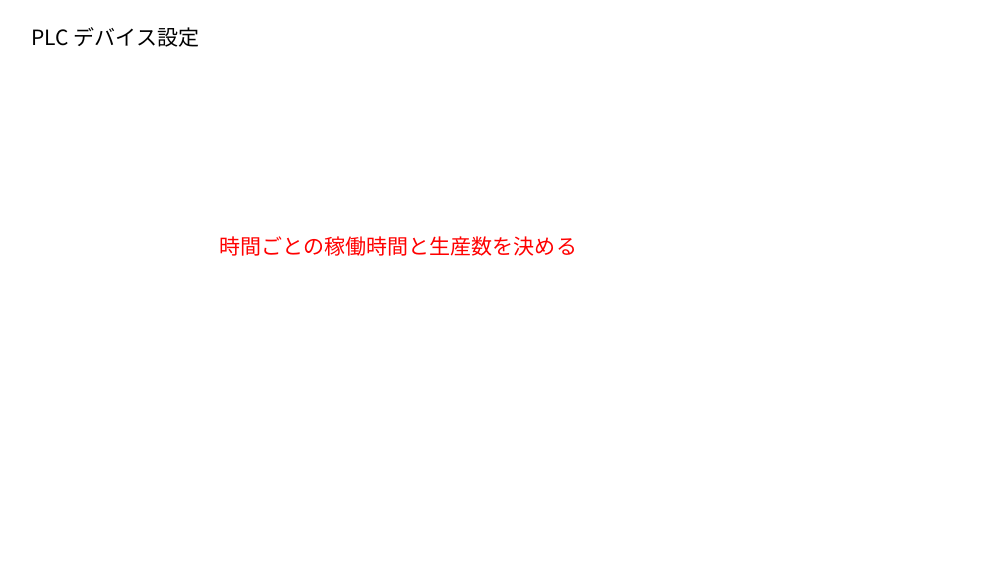
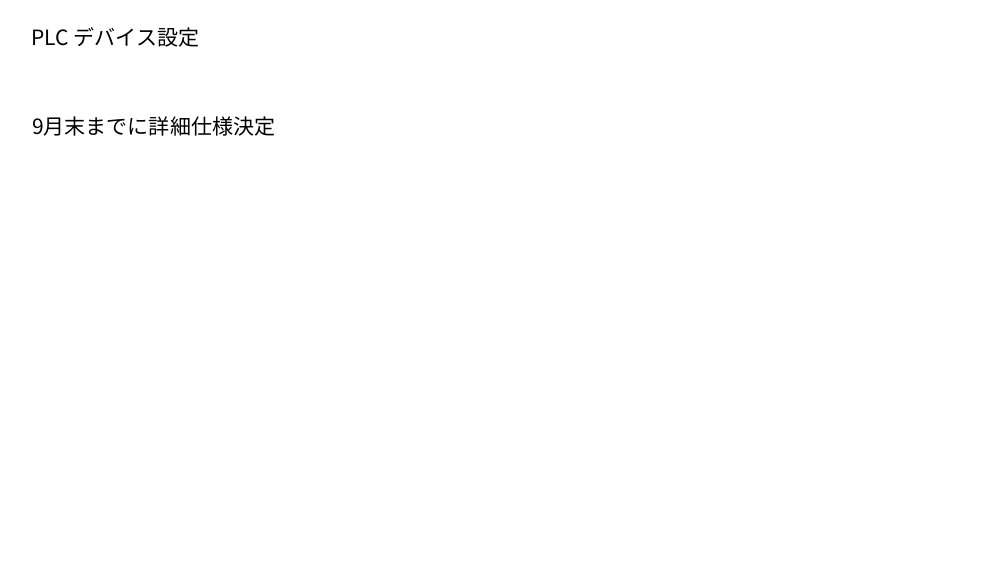
Before and after one commit to BUMZOH/body_inspect_visualize_coba, a slide deck: slide 5 of docs/工場見える化構想.pptx (slide 8 before the commit). Drawn at 1008x567 pixels with LibreOffice and Linux fonts; fonts in the diff are those of the drawing. Boxes give left, top, right and bottom in pixels: in the first picture for what was removed or moved away, otherwise in the second. Text is boxed around its words. In the diff, an @@ line names an element or a change of style, - is before the commit and + after.

```diff
--- a/docs/工場見える化構想.pptx
+++ b/docs/工場見える化構想.pptx
@@ text added at box(32, 116, 275, 136), 20 pt, text #000000 @@
+9月末までに詳細仕様決定
@@ text removed at box(220, 236, 577, 256) @@
-時間ごとの稼働時間と生産数を決める
```
Also in this commit, not shown: 6 other slides changed, 3 slides added, 8 other files.
